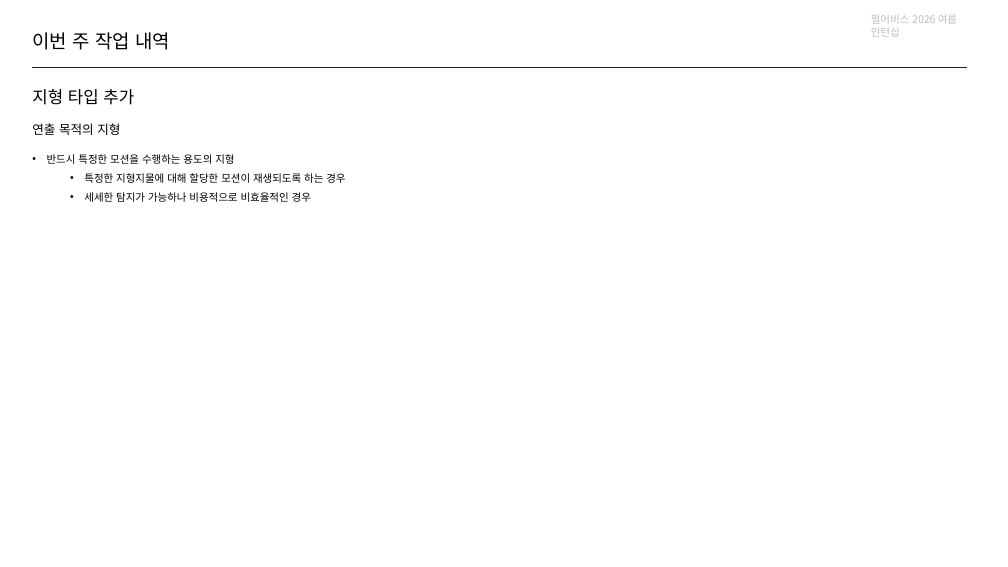
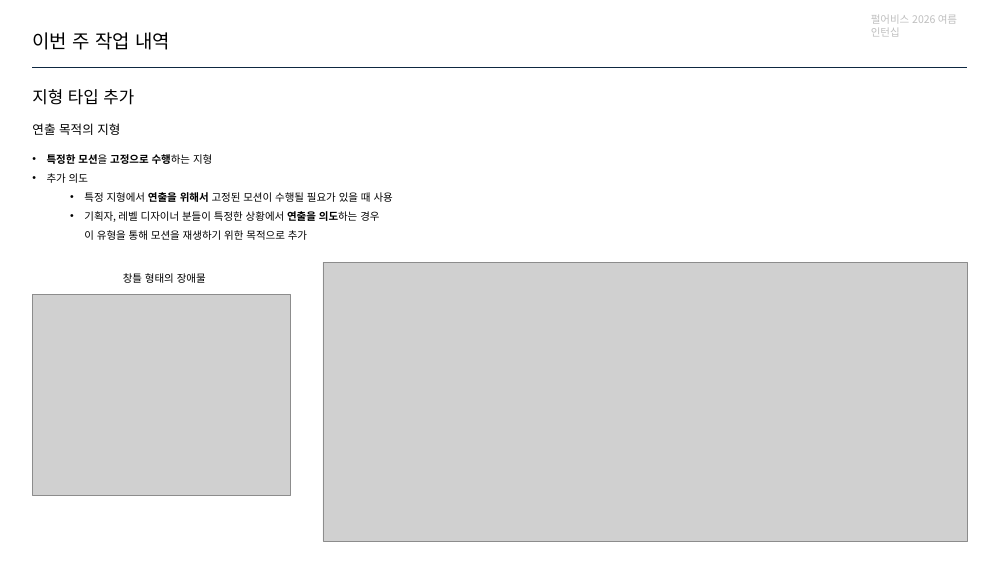
Before and after one commit to jhk0701/PA26-Character-Animation-Parkour, a slide deck: slide 3 of PPT/week8.pptx. Drawn at 1008x567 pixels with LibreOffice and Linux fonts; fonts in the diff are those of the drawing; grey boxes stand for pictures. Boxes give left, top, right and bottom in pixels: in the first picture for what was removed or moved away, otherwise in the second. Text is boxed around its words. In the diff, an @@ line names an element or a change of style, - is before the commit and + after.

Commit message:
Update: 액션 추가

```diff
--- a/PPT/week8.pptx
+++ b/PPT/week8.pptx
@@ text at [47, 154, 393, 240]: text changed @@
-• 반드시 특정한 모션을 수행하는 용도의 지형
-  • 특정한 지형지물에 대해 할당한 모션이 재생되도록 하는 경우
-  • 세세한 탐지가 가능하나 비용적으로 비효율적인 경우
+• 특정한 모션을 고정으로 수행하는 지형
+• 추가 의도
+  • 특정 지형에서 연출을 위해서 고정된 모션이 수행될 필요가 있을 때 사용
+  • 기획자, 레벨 디자이너 분들이 특정한 상황에서 연출을 의도하는 경우
+    이 유형을 통해 모션을 재생하기 위한 목적으로 추가
@@ picture added at [323, 262, 967, 541] @@
@@ picture added at [32, 294, 290, 495] @@
@@ text added at [123, 273, 206, 283], 10 pt, text #000000 @@
+창틀 형태의 장애물
```
Also in this commit, not shown: 3 other slides changed, 3 slides added, 17 other files.
